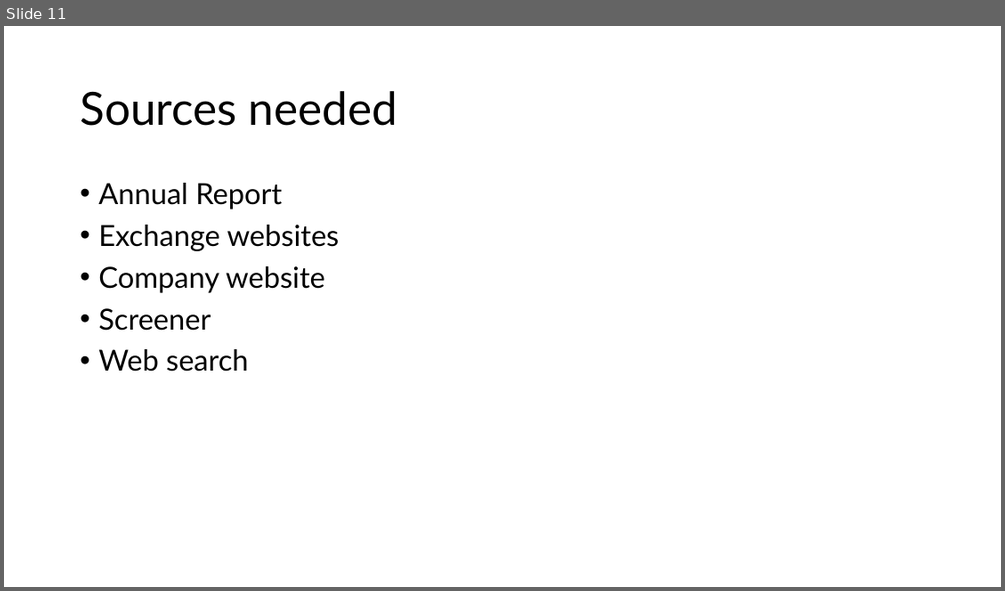
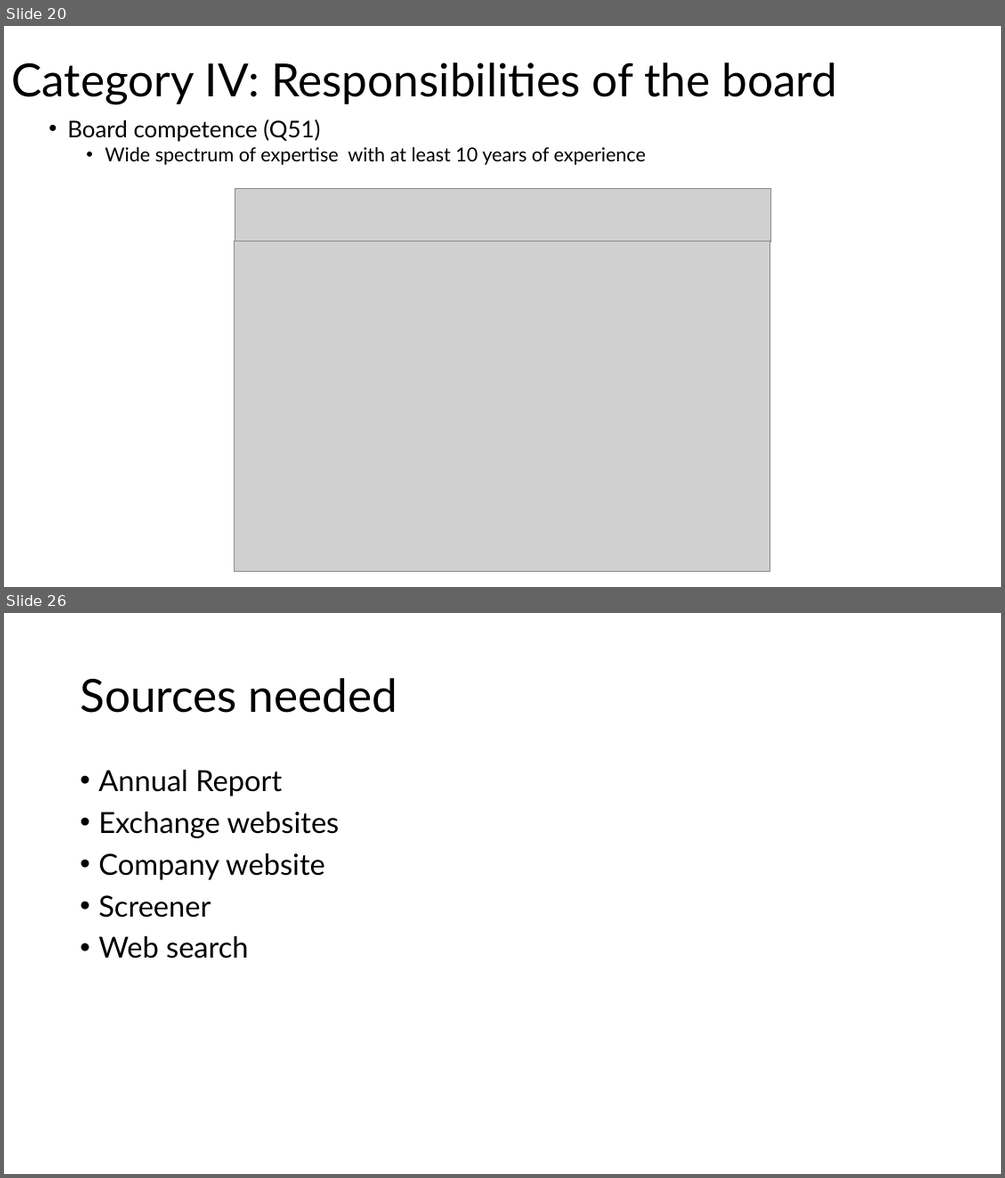
Before and after one commit to Monzero/AgentMADS, a slide deck: Governance risk framework.pptx. Shown one above the other, each under a label of ours: slide 11 before the commit, slides 20 and 26 after it; the slides between them are not shown. The pictures are 1005x591 and 1005x1178 pixels, drawn with LibreOffice and Linux fonts; fonts in the diff are those of the drawing; grey boxes stand for pictures. Boxes give left, top, right and bottom in pixels: in the first picture for what was removed or moved away, otherwise in the second. Text is boxed around its words. In the diff, an @@ line names an element or a change of style, - is before the commit and + after.

```diff
--- a/Governance risk framework.pptx
+++ b/Governance risk framework.pptx
@@ slide 20 added at <box>4,26,1001,587</box>, background #FFFFFF @@
@@ title added at <box>11,62,838,105</box>, 44 pt, text #000000 @@
+Category IV: Responsibilities of the board
@@ text added at <box>67,119,646,165</box>, 18.5 pt, text #000000 @@
+  • Board competence (Q51)
+    • Wide spectrum of expertise with at least 10 years of experience
@@ picture added at <box>235,188,771,242</box> @@
@@ picture added at <box>234,241,769,572</box> @@
@@ what was slide 11 is now slide 26 @@
```
Also in this commit, not shown: 9 slides changed, 14 other slides added.
